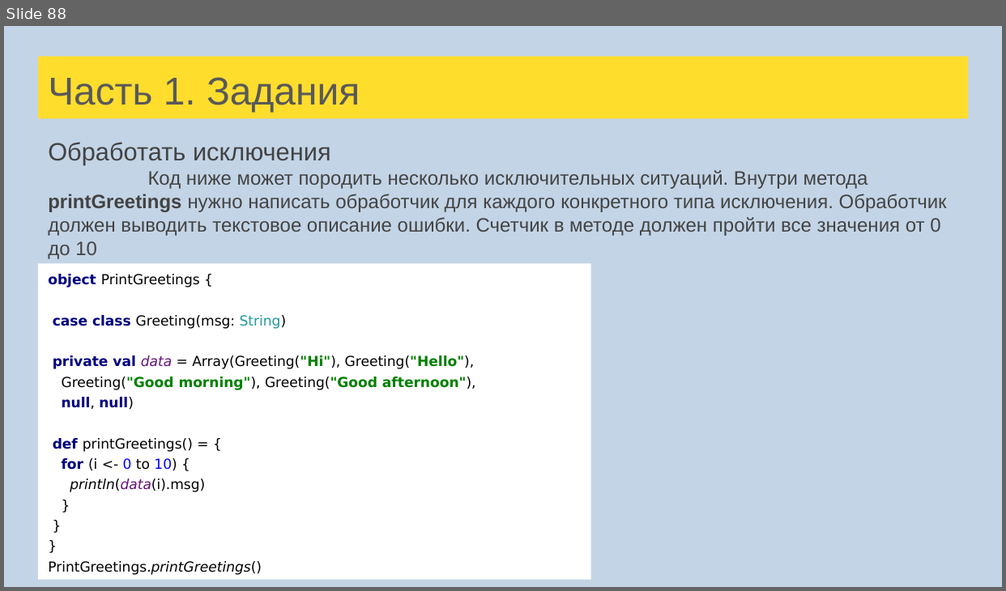
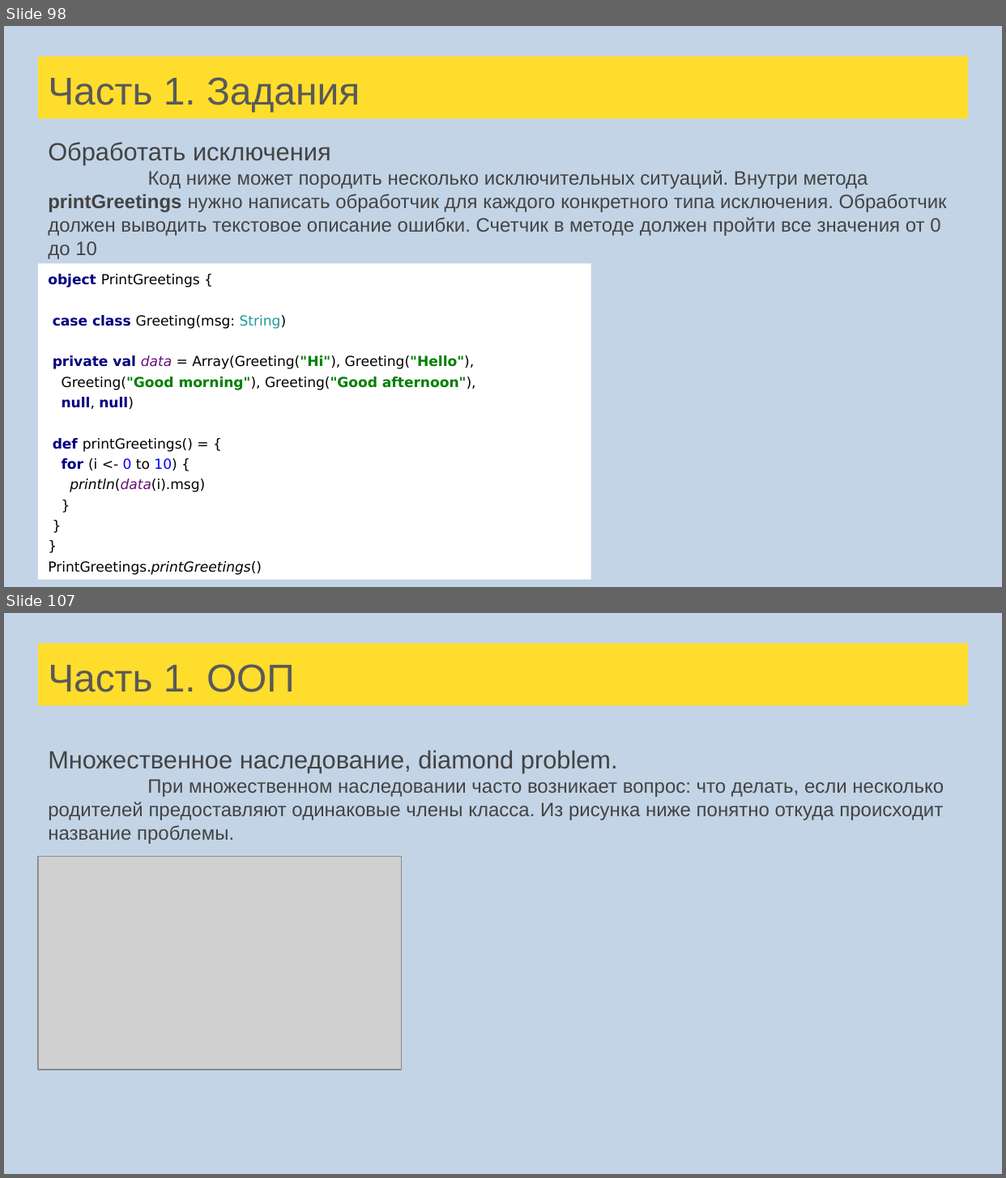
Before and after one commit to cybernetic10/Scala, a slide deck: src/main/resources/Лекции Scala для FinTech.pptx. Shown one above the other, each under a label of ours: slide 88 before the commit, slides 98 and 107 after it; the slides between them are not shown. The pictures are 1006x591 and 1006x1178 pixels, drawn with LibreOffice and Linux fonts; fonts in the diff are those of the drawing; grey boxes stand for pictures. Boxes give left, top, right and bottom in pixels: in the first picture for what was removed or moved away, otherwise in the second. Text is boxed around its words. In the diff, an @@ line names an element or a change of style, - is before the commit and + after.

```diff
--- a/src/main/resources/Лекции Scala для FinTech.pptx
+++ b/src/main/resources/Лекции Scala для FinTech.pptx
@@ slide 107 added at bbox=[4, 613, 1002, 1174], background #C3D4E6 @@
@@ title added at bbox=[38, 643, 968, 706], fill #FFDD2D, 28 pt, text #595959 @@
+Часть 1. ООП
@@ text added at bbox=[48, 750, 944, 844], 14 pt, text #434343 @@
+Множественное наследование, diamond problem.
+При множественном наследовании часто возникает вопрос: что делать, если несколько родителей предоставляют одинаковые члены класса. Из рисунка ниже понятно откуда происходит название проблемы.
@@ picture added at bbox=[38, 857, 401, 1070] @@
@@ what was slide 88 is now slide 98 @@
```
Also in this commit, not shown: 5 slides changed, 26 other slides added, 1 slide removed, 31 other files.
